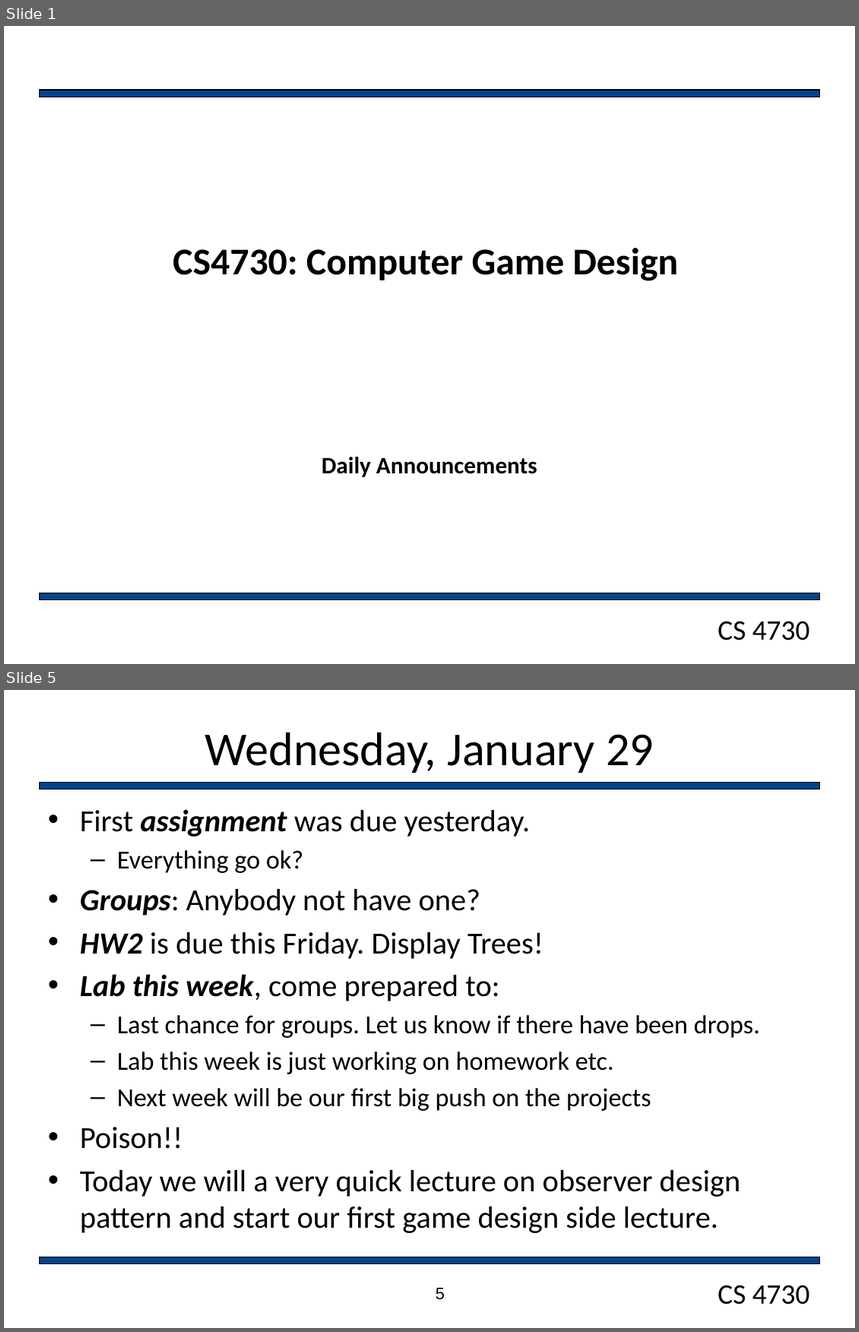
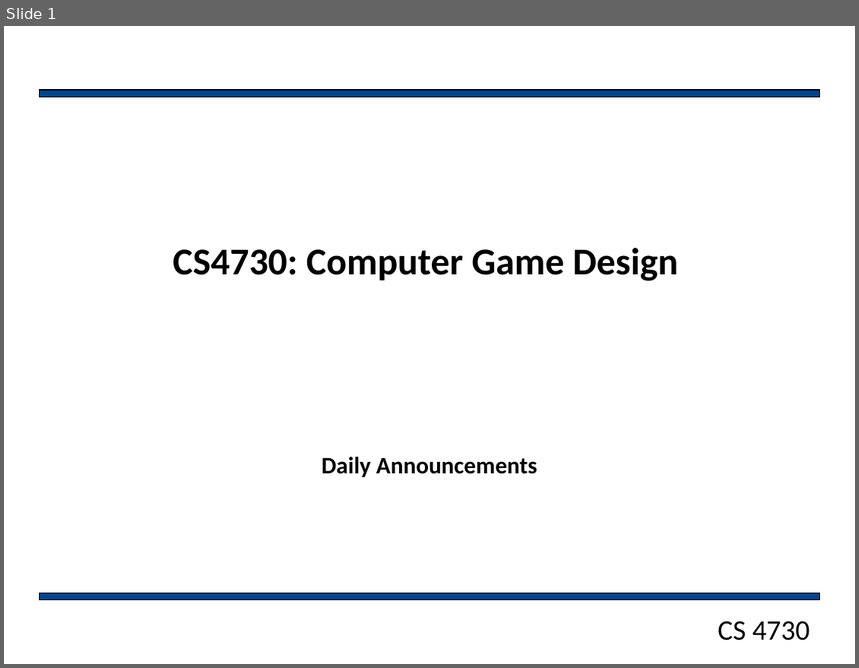
Before and after one commit to markfloryan/gamedesign, a slide deck: slides/dailyAnnouncements.pptx. Shown one above the other, each under a label of ours: slides 1 and 5 before the commit, slide 1 after it; the slides between them are not shown. The pictures are 859x1332 and 859x668 pixels, drawn with LibreOffice and Linux fonts; fonts in the diff are those of the drawing; background and template pictures are left out. Boxes give left, top, right and bottom in pixels: in the first picture for what was removed or moved away, otherwise in the second. Text is boxed around its words. In the diff, an @@ line names an element or a change of style, - is before the commit and + after.

```diff
--- a/slides/dailyAnnouncements.pptx
+++ b/slides/dailyAnnouncements.pptx
@@ slide 5 removed at (4,690,855,1328), background #FFFFFF; not listed: 2 template elements that a slide beside it also shows @@
@@ title removed at (205,732,654,773) @@
-Wednesday, January 29
@@ rectangle removed at (40,782,820,789) @@
@@ text removed at (80,809,760,1233) @@
-• First assignment was due yesterday.
-  – Everything go ok?
-• Groups: Anybody not have one?
-• HW2 is due this Friday. Display Trees!
-• Lab this week, come prepared to:
-  – Last chance for groups. Let us know if there have been drops.
-  – Lab this week is just working on homework etc.
-  – Next week will be our first big push on the projects
-• Poison!!
-• Today we will a very quick lecture on observer design pattern and start our first game design side lecture.
@@ page number removed at (436,1288,445,1300) @@
-5
```
Also in this commit, not shown: 1 slide changed, 9 other slides removed, 1 other file.
